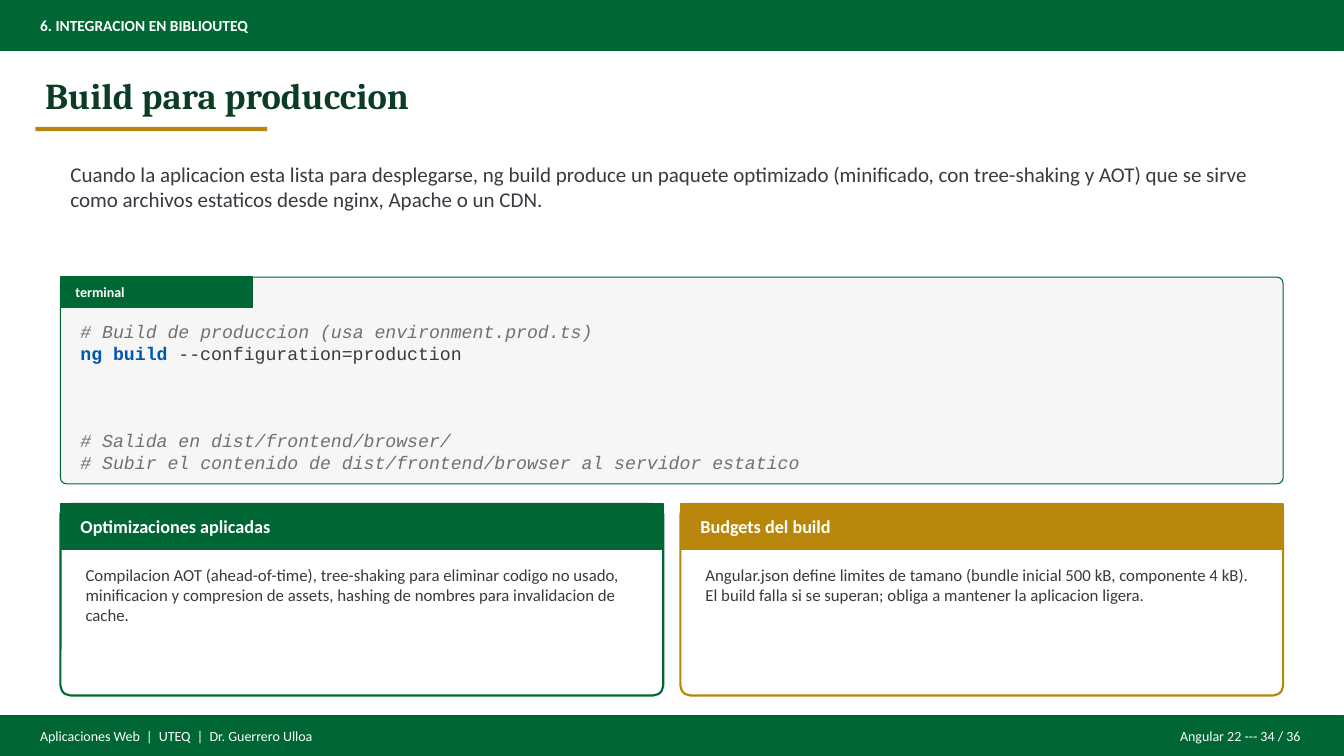
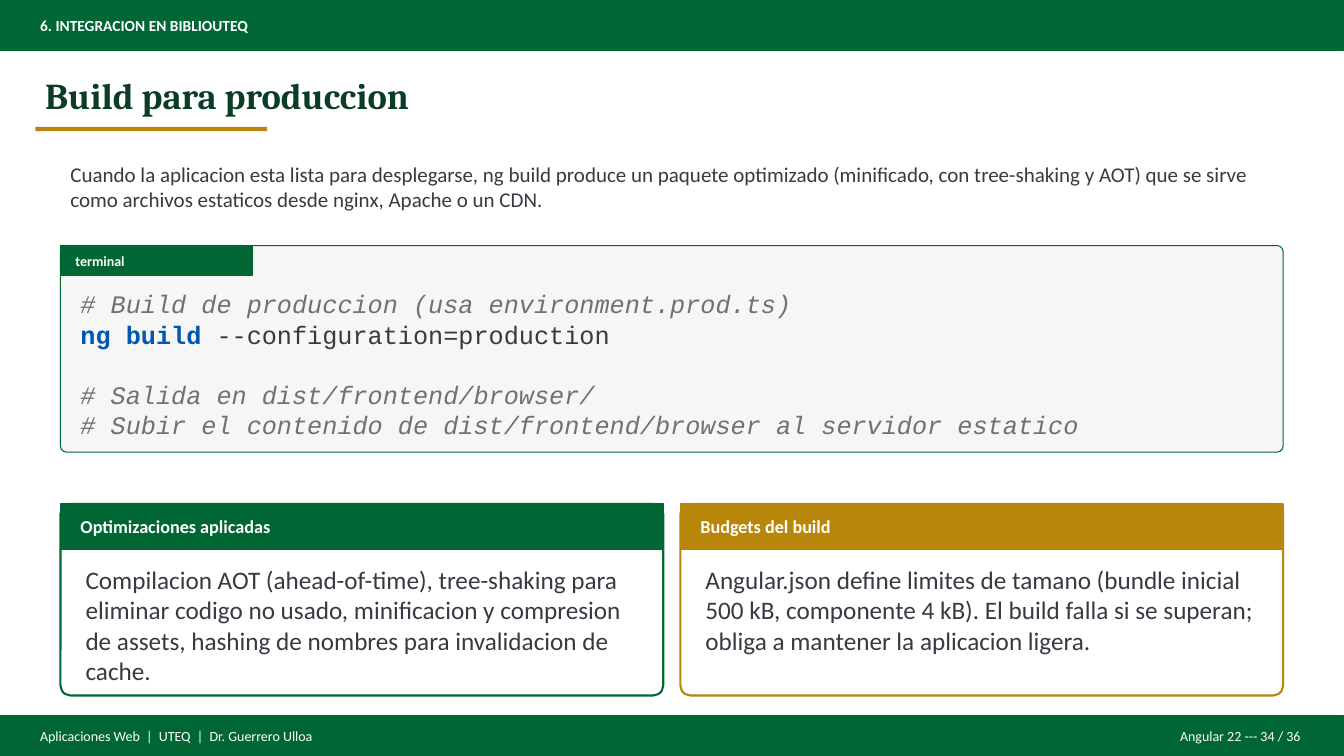
Before and after one commit to gleiston-guerrero/Asignaturas, a slide deck: slide 34 of AplicacionesWeb/Material de clases/Presentaciones/Deck_Angular22_REST.pptx. Drawn at 1344x756 pixels with LibreOffice and Linux fonts; fonts in the diff are those of the drawing. Boxes give left, top, right and bottom in pixels: in the first picture for what was removed or moved away, otherwise in the second. Text is boxed around its words. In the diff, an @@ line names an element or a change of style, - is before the commit and + after.

```diff
--- a/AplicacionesWeb/Material de clases/Presentaciones/Deck_Angular22_REST.pptx
+++ b/AplicacionesWeb/Material de clases/Presentaciones/Deck_Angular22_REST.pptx
@@ 2 texts, 1 rounded rectangle, 1 rectangle: place and size @@
-2 texts, 1 rounded rectangle, 1 rectangle at [60, 277, 1284, 484]
+2 texts, 1 rounded rectangle, 1 rectangle at [60, 246, 1284, 453]
@@ text "# Build de produccion (usa ..." at [80, 295, 1078, 434]: size 13 to 18 pt @@
@@ text "Compilacion AOT (ahead-of-time), tree-shaking para ..." at [86, 571, 620, 680]: size 12 to 18 pt @@
@@ text "Angular.json define limites de tamano ..." at [705, 571, 1252, 655]: size 12 to 18 pt @@
```
Also in this commit, not shown: 20 other slides changed, 11 other files.
